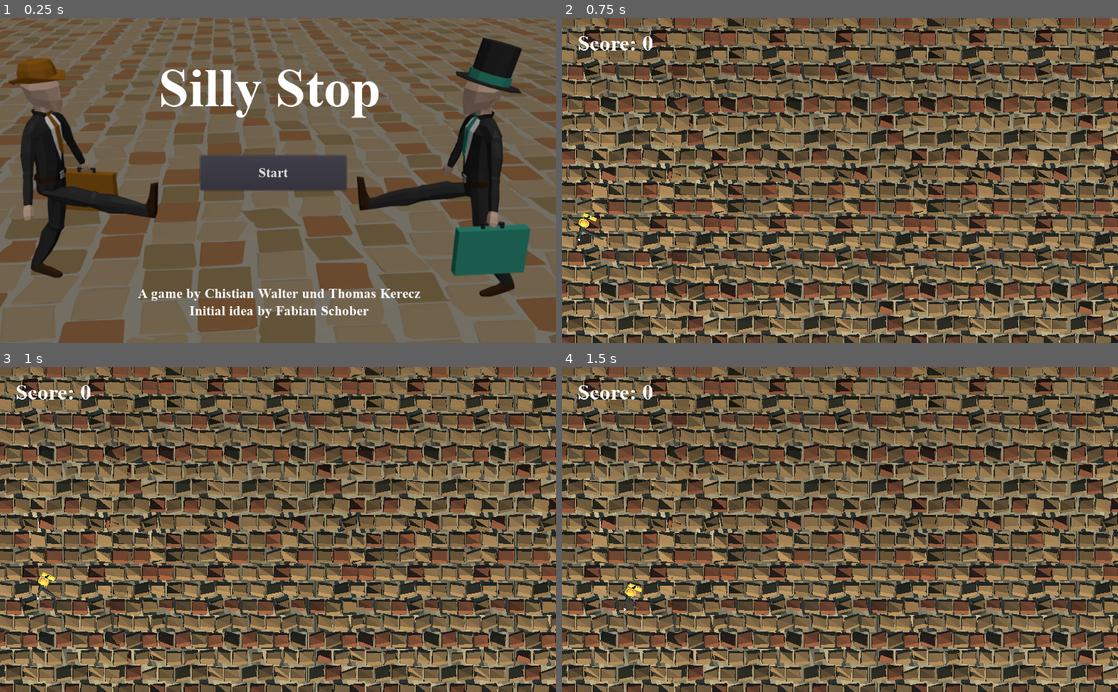
Above: before the commit, frames 1-4 (two rows, left to right).
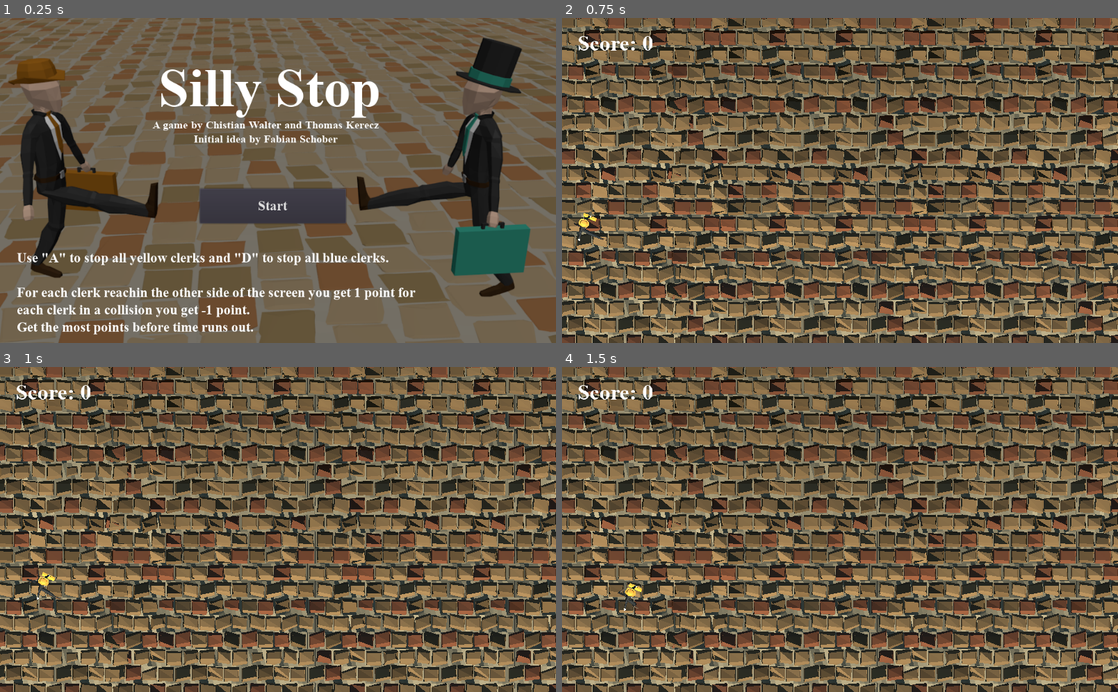
Above: after the commit, the same moments.

Repository: chrisworld/silly_stop
Game: Godot game, scene res://UI/StartScreen.tscn
Two runs of this game, one before a commit and one after it. Both use one fixed random seed, a clock stepped at 60 frames per second and the inputs below.
Inputs:
- Up to frame 1 (0.25 s): no input
- Up to frame 2 (0.75 s): click "Start" at 0.5 s
- Up to frame 3 (1 s): no input
- Up to frame 4 (1.5 s): hold A (group1_action) from 1.28 s (still down); hold D (group2_action) from 1.28 s (still down)

The runs differ from the first frame. In frame 1, 9.8% of the frame differs, in the area x 3-76%, y 31-98%; in frame 2, nothing differs; in frame 3, nothing differs; in frame 4, nothing differs.

Commit message:
rules on main screen

Diff:
--- a/UI/StartScreen.tscn
+++ b/UI/StartScreen.tscn
@@ -9,12 +9,16 @@
 font_data = ExtResource( 3 )
 
 [sub_resource type="DynamicFont" id=2]
-size = 25
+size = 20
 extra_spacing_space = 1
 font_data = ExtResource( 3 )
 
+[sub_resource type="DynamicFont" id=4]
+size = 100
+font_data = ExtResource( 3 )
+
 [sub_resource type="DynamicFont" id=3]
-size = 100
+size = 25
 font_data = ExtResource( 3 )
 
 [node name="Node2D" type="Node2D"]
@@ -25,10 +29,10 @@
 texture = ExtResource( 2 )
 
 [node name="Button" type="Button" parent="."]
-margin_left = 368.832
-margin_top = 253.906
-margin_right = 637.832
-margin_bottom = 317.906
+margin_left = 368.038
+margin_top = 315.021
+margin_right = 637.038
+margin_bottom = 379.021
 custom_fonts/font = SubResource( 1 )
 text = "Start"
 script = ExtResource( 1 )
@@ -37,16 +41,17 @@
 }
 
 [node name="Label" type="Label" parent="."]
-margin_left = 253.186
-margin_top = 479.561
-margin_right = 775.186
-margin_bottom = 569.561
+margin_left = 269.979
+margin_top = 147.665
+margin_right = 708.979
+margin_bottom = 272.665
 custom_fonts/font = SubResource( 2 )
 custom_colors/font_color = Color( 1, 1, 1, 1 )
-text = "A game by Chistian Walter und Thomas Kerecz
+text = "A game by Chistian Walter and Thomas Kerecz
 Initial idea by Fabian Schober"
 align = 1
 valign = 1
+autowrap = true
 __meta__ = {
 "_edit_use_anchors_": false
 }
@@ -64,3 +69,19 @@
 __meta__ = {
 "_edit_use_anchors_": false
 }
+
+[node name="Label3" type="Label" parent="."]
+margin_left = 31.0
+margin_top = 426.0
+margin_right = 796.0
+margin_bottom = 588.0
+custom_fonts/font = SubResource( 3 )
+text = "Use \"A\" to stop all yellow clerks and \"D\" to stop all blue clerks.
+
+For each clerk reachin the other side of the screen you get 1 point for each clerk in a collision you get -1 point.
+Get the most points before time runs out."
+valign = 1
+autowrap = true
+__meta__ = {
+"_edit_use_anchors_": false
+}
Not shown: 2 places in UI/StartScreen.tscn that only renumber resources
